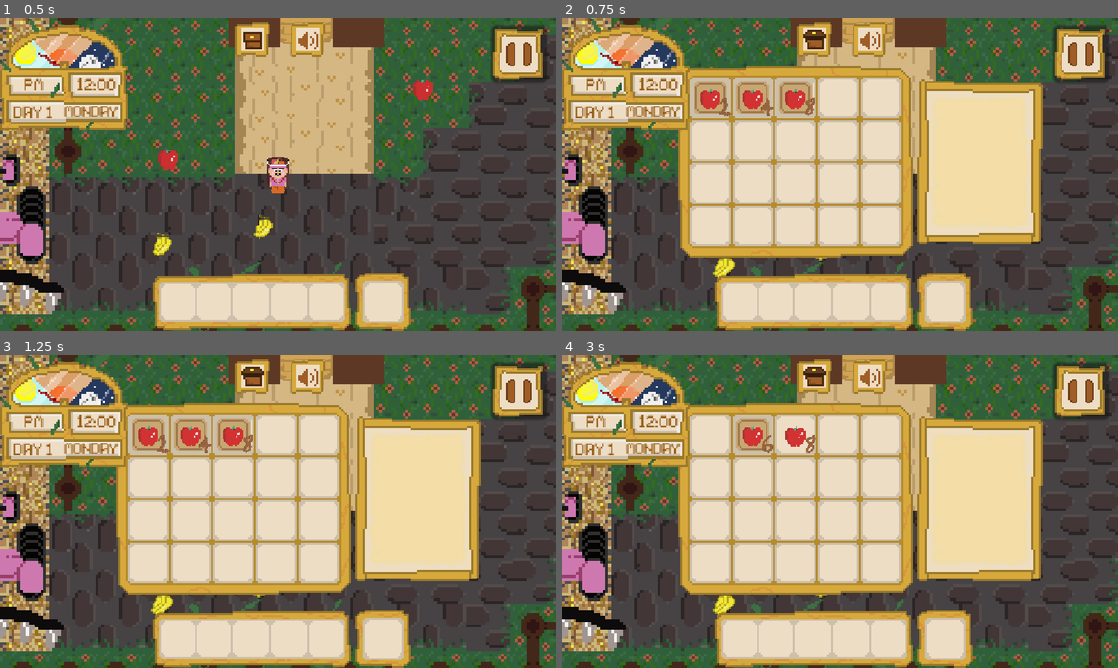
Above: before the commit, frames 1-4 (two rows, left to right).
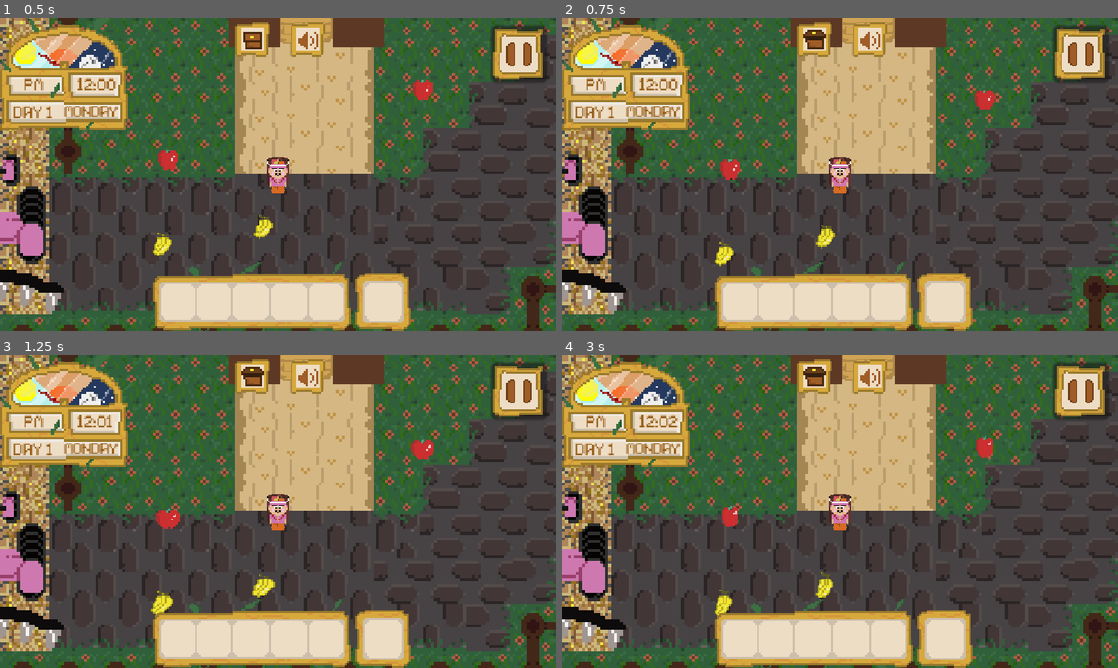
Above: after the commit, the same moments.

Repository: savageAryan/MOCONDO-FRUIT-BASH
Game: Godot game, scene res://scenes/world.tscn
Two runs of this game, one before a commit and one after it. Both use one fixed random seed, a clock stepped at 60 frames per second and the inputs below.
Inputs (mouse positions are in pixels of both pictures, inside the frame that each line leads up to):
- Up to frame 1 (0.5 s): no input
- Up to frame 2 (0.75 s): click (812, 39) at 0.5 s
- Up to frame 3 (1.25 s): no input
- Up to frame 4 (3 s): click (712, 433) at 1.27 s; click (751, 433) at 2.02 s; click (795, 433) at 2.77 s

Frame 1 is identical in both runs. In frame 2, 36% of the frame differs, in the area x 20-87%, y 15-84%; in frame 3, 36%; in frame 4, 37%, in the area x 19-87%, y 15-84%.

Commit message:
added putback input and function with tween animation that puts item back to inventory slots

Diff:
--- a/project.godot
+++ b/project.godot
@@ -75,6 +75,11 @@
 "events": [Object(InputEventKey,"resource_local_to_scene":false,"resource_name":"","device":-1,"window_id":0,"alt_press …(192 unchanged characters)…
 ]
 }
+rightclick={
+"deadzone": 0.2,
+"events": [Object(InputEventMouseButton,"resource_local_to_scene":false,"resource_name":"","device":-1,"window_id":0,"alt_pressed":false,"shift_pressed":false,"ctrl_pressed":false,"meta_pressed":false,"button_mask":2,"position":Vector2(540, 4),"global_position":Vector2(552, 64),"factor":1.0,"button_index":2,"canceled":false,"pressed":true,"double_click":false,"script":null)
+]
+}
 
 [physics]
 
--- a/scripts/canvas_layer.gd
+++ b/scripts/canvas_layer.gd
@@ -4,7 +4,7 @@
 
 func _input(event: InputEvent) -> void:
 	if Input.is_action_just_pressed("Inventory"):
-		texture_button.button_pressed = !texture_button.button_pressed
+
 		if invenrory.isopen:
 			ui.visible = true
 			invenrory.close()
--- a/scripts/invenrory.gd
+++ b/scripts/invenrory.gd
@@ -2,7 +2,8 @@
 var isopen: bool = false
 signal opened
 signal closed
-
+var locked:bool = false
+var oldIndex: int = -1
 @onready var texture_rect: TextureRect = $TextureRect
 @onready var hotbar: TextureRect = $hotbar
 @onready var inventory: Inventory = preload("res://inventory/player_inventory.tres")
@@ -50,12 +51,14 @@
 	add_child(itemInHand)
 
 	updateItemInHand()
+	oldIndex = slot.index
 func insertItemInSlot(slot):
 	var item = itemInHand
 
 	remove_child(itemInHand)
 	itemInHand = null
 	slot.insert(item)
+	oldIndex = -1
 func connectSlots():
 	for i in range(slots.size()):
 		var slot = slots[i]
@@ -64,6 +67,7 @@
 		callable = callable.bind(slot)
 		slot.pressed.connect(callable)
 func onSlotClicked(slot):
+	if locked: return
 	if slot.isEmpty():
 		if not itemInHand:
 			return
@@ -81,8 +85,7 @@
 func updateItemInHand():
 	if not itemInHand: return
 	itemInHand.global_position = get_global_mouse_position() - itemInHand.size/2
-func _input(event: InputEvent) -> void:
-	updateItemInHand()
+
 func swapItems(slot):
 	var tempItem = slot.takeItem()
 	insertItemInSlot(slot)
@@ -101,22 +104,27 @@
 		slotItem.inventorySlot.amount = totalAmount
 		remove_child(itemInHand)
 		itemInHand = null
+		oldIndex = -1
 	else:
 		slotItem.inventorySlot.amount =maxAmount
 		itemInHand.inventorySlot.amount = totalAmount - maxAmount
 	slotItem.update()
 	if itemInHand: itemInHand.update()
+func putItemBack():
+	locked = true
+	if oldIndex < 0:
+		var emptySlots = slots.filter(func (s): return s.isEmpty())
+		if emptySlots.is_empty(): return
+		oldIndex = emptySlots[0].index
+	var targetSlot = slots[oldIndex]
 
-
-
-
-@onready var texture_button: TextureButton = $TextureButton
-signal button
-
-
-func _on_texture_button_toggled(toggled_on: bool) -> void:
-
-	if toggled_on:
-		open()
-	else:
-		close()
+	var tween = create_tween()
+	var targetPosition = targetSlot.global_position + targetSlot.size / 2
+	tween.tween_property(itemInHand, "global_position", targetPosition, 0.2)
+	await tween.finished
+	insertItemInSlot(targetSlot)
+	locked = false
+func _input(event: InputEvent) -> void:
+	if itemInHand && not locked && Input.is_action_just_pressed("rightclick"):
+		putItemBack()
+	updateItemInHand()
